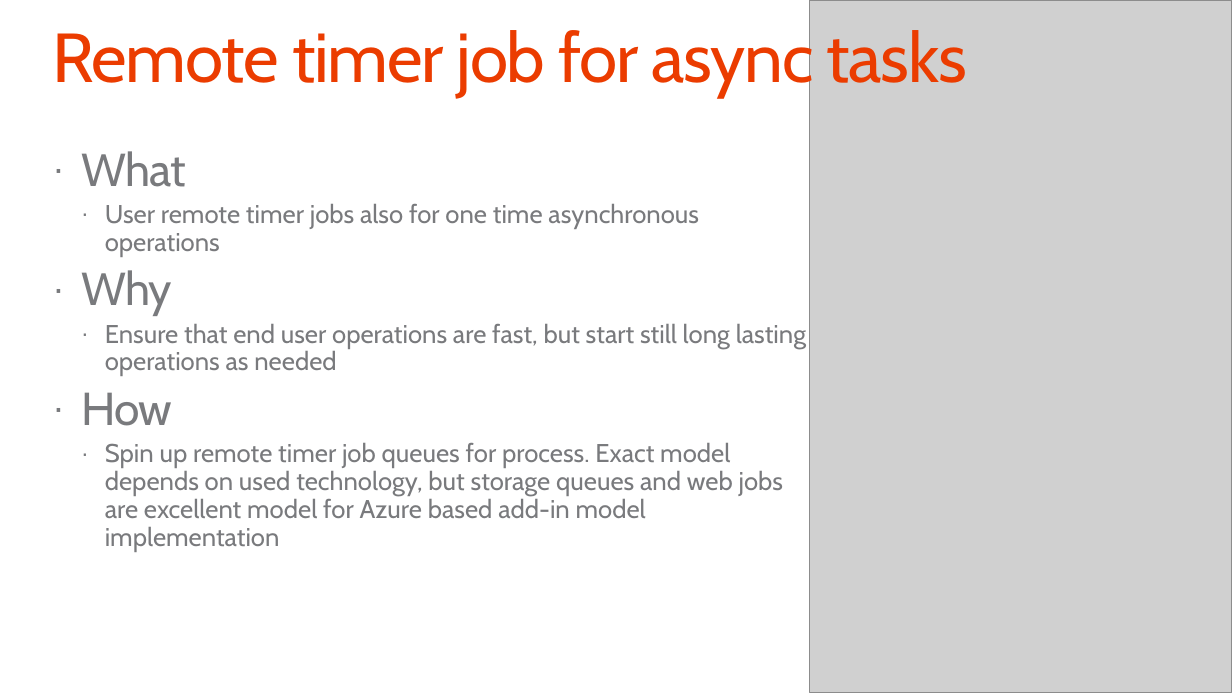
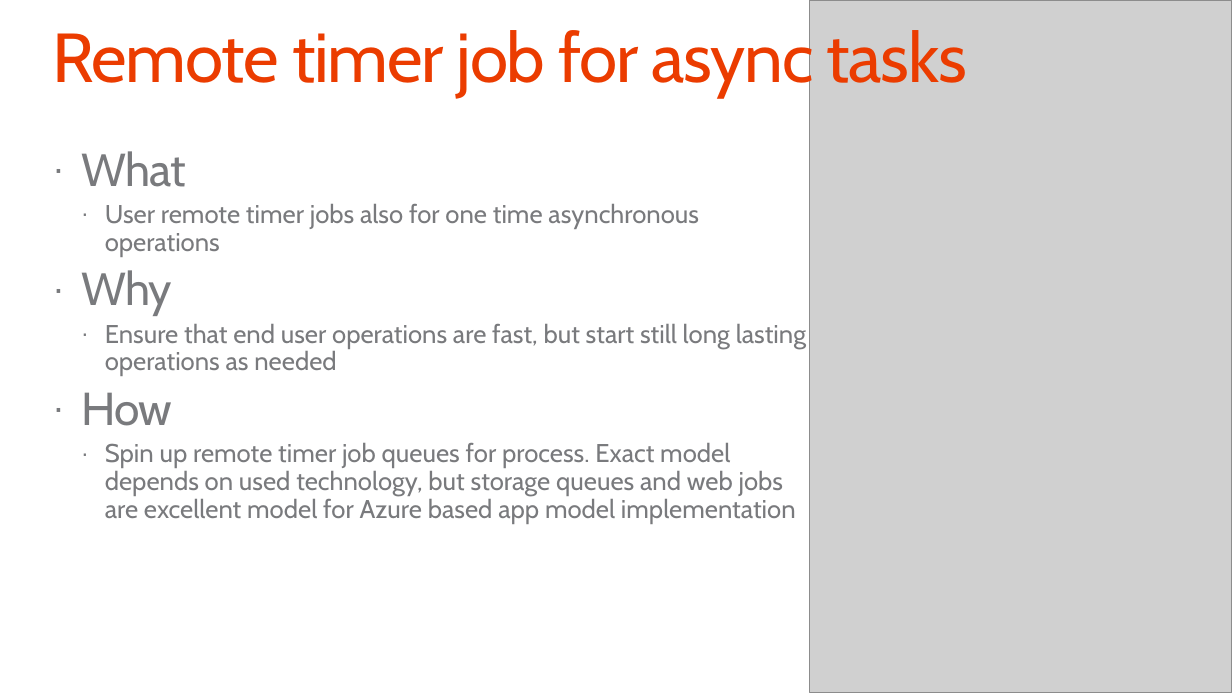
Before and after one commit to fabbbiob/TrainingContent, a slide deck: slide 14 of O3658/05 Using Remote Event Receivers and Remote Timer Jobs/5_RemoteTimersEvents.pptx. Drawn at 1232x693 pixels with LibreOffice and Linux fonts; fonts in the diff are those of the drawing; grey boxes stand for pictures; background and template pictures are left out. Boxes give left, top, right and bottom in pixels: in the first picture for what was removed or moved away, otherwise in the second. Text is boxed around its words. In the diff, an @@ line names an element or a change of style, - is before the commit and + after.

```diff
--- a/O3658/05 Using Remote Event Receivers and Remote Timer Jobs/5_RemoteTimersEvents.pptx
+++ b/O3658/05 Using Remote Event Receivers and Remote Timer Jobs/5_RemoteTimersEvents.pptx
@@ text at [105, 443, 796, 524]: text changed @@
-  · Spin up remote timer job queues for process. Exact model depends on used technology, but storage queues and web jobs are excellent model for Azure based add-in model implementation
+  · Spin up remote timer job queues for process. Exact model depends on used technology, but storage queues and web jobs are excellent model for Azure based app model implementation
```
Also in this commit, not shown: 18 other slides changed, 1 slide added, 1 slide removed, 1 other file.
